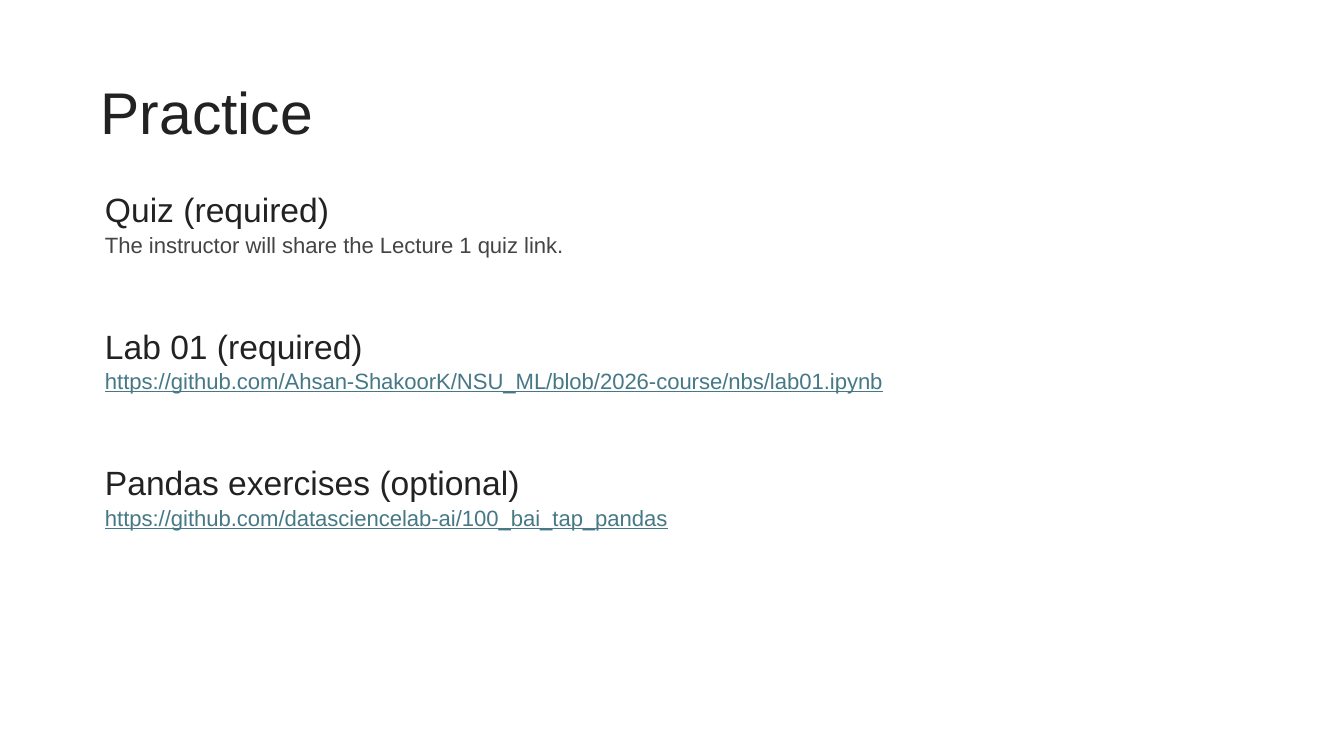
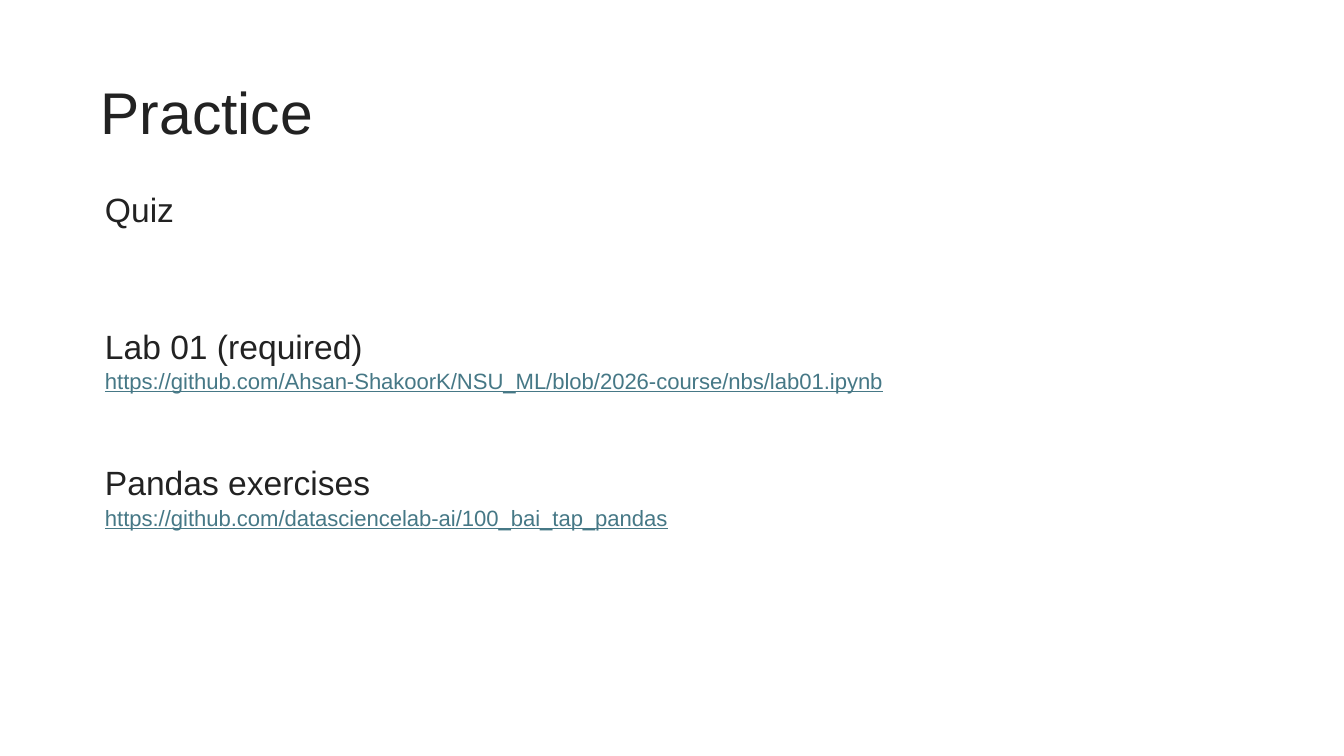
Before and after one commit to Ahsan-ShakoorK/NSU_ML, a slide deck: slide 43 of lectures/NSU Machine Learning — Lecture 1_ Introduction.pptx (slide 42 before the commit). Drawn at 1344x756 pixels with LibreOffice and Linux fonts; fonts in the diff are those of the drawing; background and template pictures are left out. Boxes give left, top, right and bottom in pixels: in the first picture for what was removed or moved away, otherwise in the second. Text is boxed around its words. In the diff, an @@ line names an element or a change of style, - is before the commit and + after.

```diff
--- a/lectures/NSU Machine Learning — Lecture 1_ Introduction.pptx
+++ b/lectures/NSU Machine Learning — Lecture 1_ Introduction.pptx
@@ text at <box>105,197,174,229</box>: text changed @@
-Quiz (required)
+Quiz
@@ text removed at <box>105,237,563,258</box> @@
-The instructor will share the Lecture 1 quiz link.
@@ text at <box>105,470,370,496</box>: text changed @@
-Pandas exercises (optional)
+Pandas exercises
```
Also in this commit, not shown: 13 other slides changed, 6 slides added, 5 slides removed.
